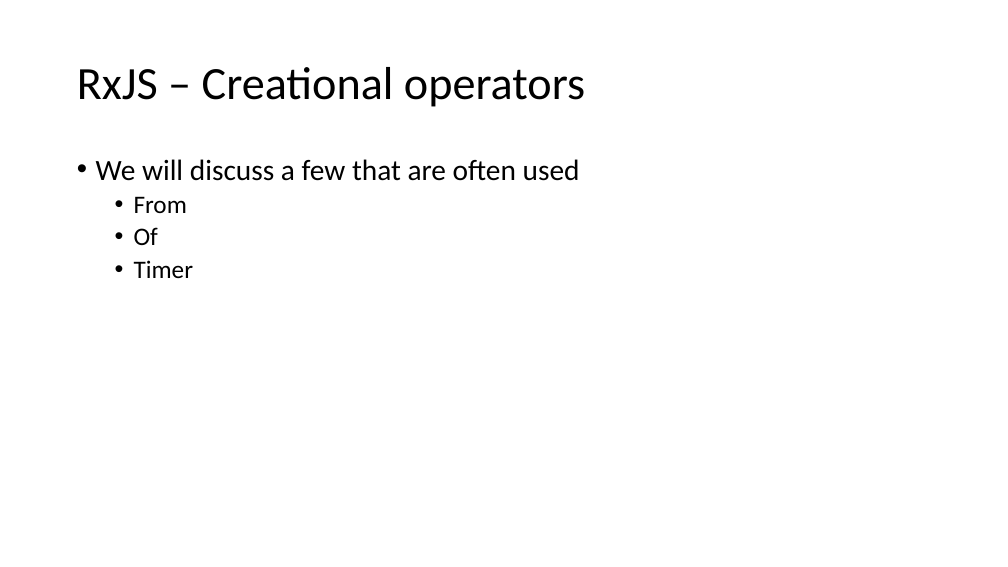
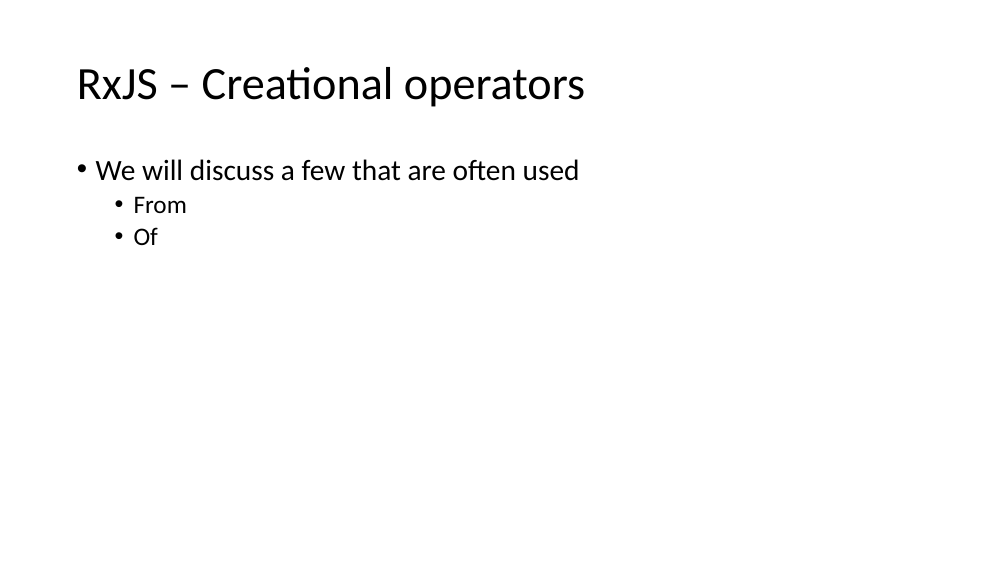
Before and after one commit to bertleemput/reactive-demo, a slide deck: slide 12 of Reactive Programming.pptx. Drawn at 1008x567 pixels with LibreOffice and Linux fonts; fonts in the diff are those of the drawing. Boxes give left, top, right and bottom in pixels: in the first picture for what was removed or moved away, otherwise in the second. Text is boxed around its words. In the diff, an @@ line names an element or a change of style, - is before the commit and + after.

Commit message:
Added the final set of operator demos's
Code is not yet final.

```diff
--- a/Reactive Programming.pptx
+++ b/Reactive Programming.pptx
@@ text at <box>134,260,193,278</box>: paragraph removed @@
-  • Timer
```
Also in this commit, not shown: 2 other slides changed, 7 other files.
